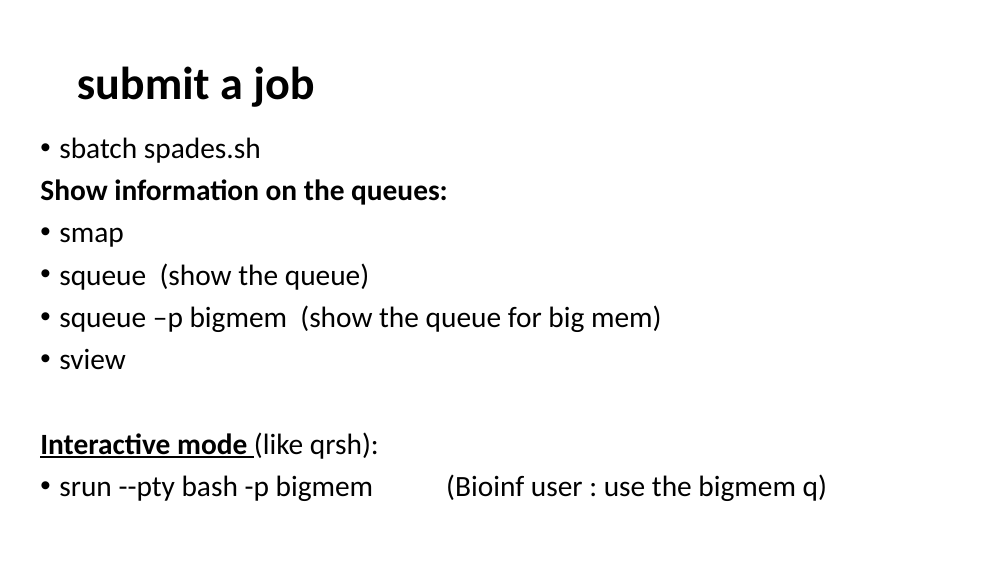
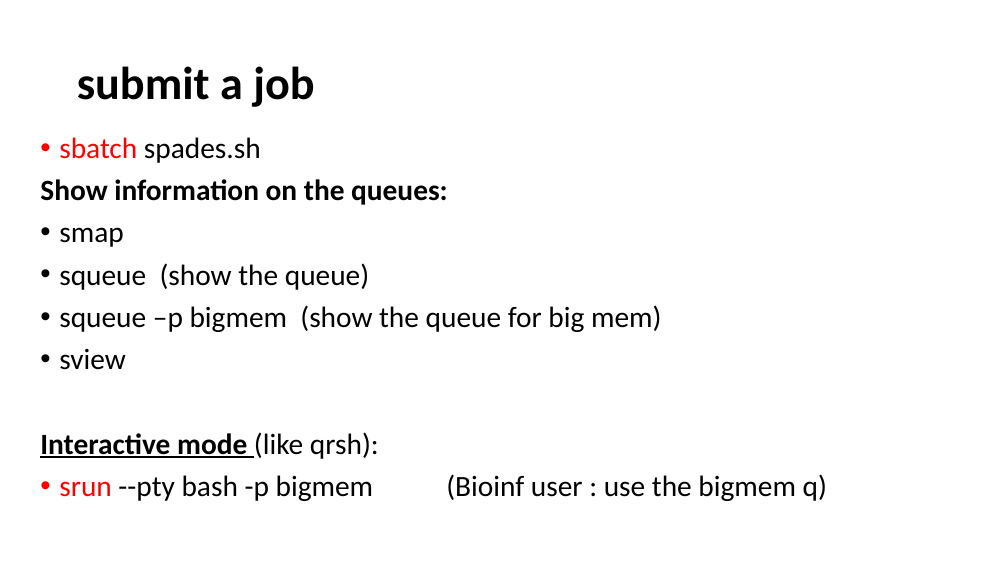
Before and after one commit to peterthorpe5/How_to_use_Kennedy_HPC, a slide deck: slide 16 of kenedy_getting_started-V1.pptx (slide 18 before the commit). Drawn at 1008x567 pixels with LibreOffice and Linux fonts; fonts in the diff are those of the drawing. Boxes give left, top, right and bottom in pixels: in the first picture for what was removed or moved away, otherwise in the second. Text is boxed around its words. In the diff, an @@ line names an element or a change of style, - is before the commit and + after.

```diff
--- a/kenedy_getting_started-V1.pptx
+++ b/kenedy_getting_started-V1.pptx
@@ text at (59, 137, 827, 501): text colour #000000 to #FF0000 in "sbatch", "srun" @@
```
Also in this commit, not shown: 6 other slides changed, 2 slides removed.
